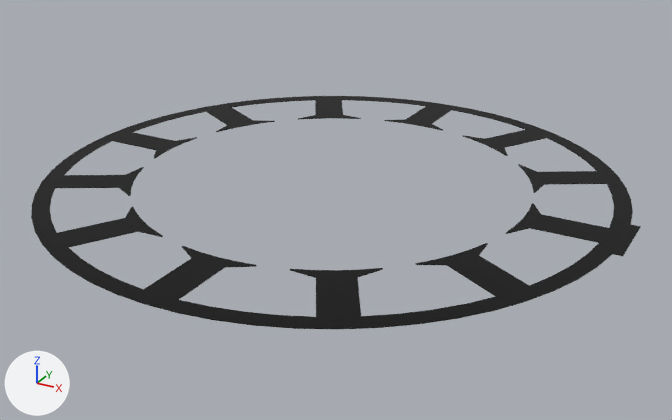
Two versions of the COLLADA model CranfieldUniversity/r3mcell_cu_gazebo/meshes/objects/LamSheet.dae, one commit apart.
Before and after are seen from a camera (50 mm lens) standing at (0.1261, -0.2282, 0.1044) and looking at (0.0024, -0.0034, -0.008). The axes (+X, +Y, +Z) are drawn at lower left. The lights are the same throughout. The first picture is the older version.

Names of what the first picture shows: 'node'.
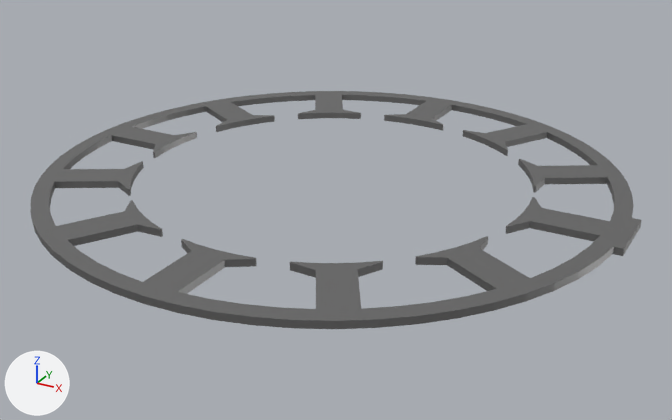
Boxes [x1, y1, x2, y2] around the edits, measured in the pictures (672 x 420 px):
'node', recoloured, moved, rescaled
    before: [31, 96, 641, 329]
    after: [30, 91, 642, 329]

The change in detail:
Material 'Material.023' (mat_material_023) is new.
Its base color is (0.3, 0.3, 0.3) (grey #959595).
Its metallic is 1.0.
me_shape0_002 has 1228 vertices, 2456 faces and spans x -88.0..88.0, y -87.0..87.0, z 0.0.
me_shape0_002 no longer uses material mat_material_001 (black #000000).
me_shape0_002 gains material mat_material_023 (grey #959595).
Object 'node' (ob_node) moves from (0.0, 0.0, 0.0) to (0.0, 0.0, 0.001).
Object 'node' (ob_node) is rescaled from (0.001, 0.001, 0.001) to (0.001, 0.001, 0.01).
